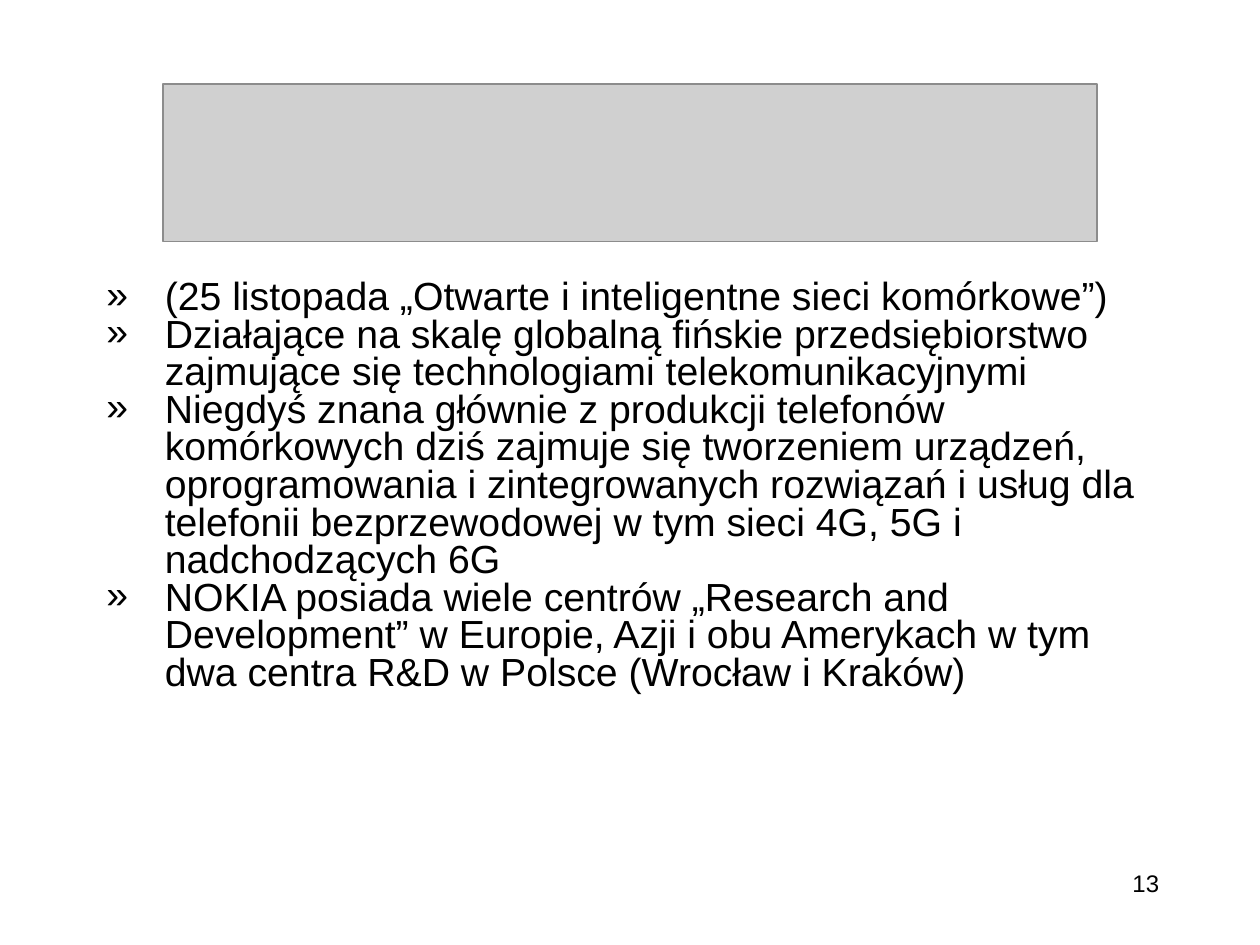
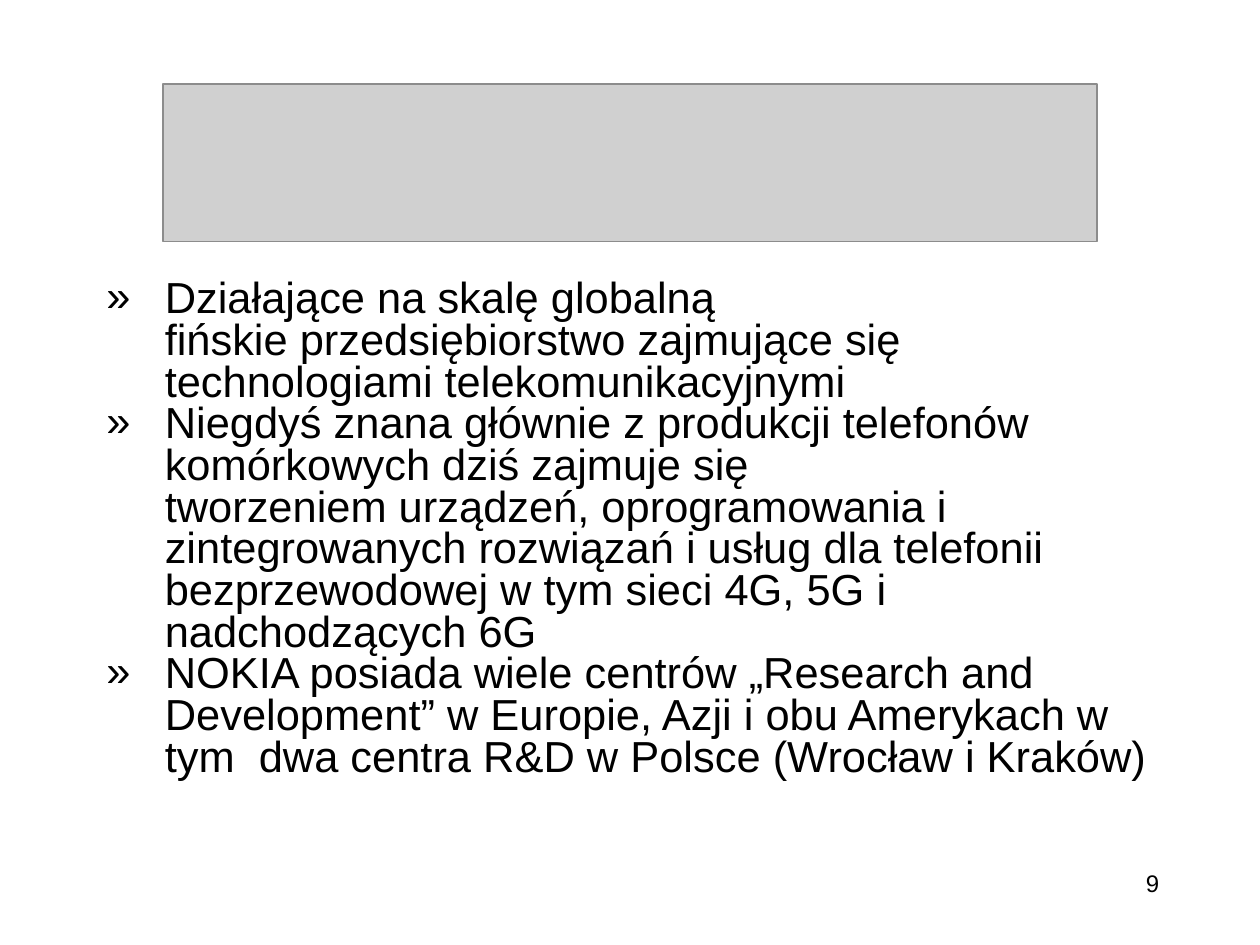
Before and after one commit to miklesz/Courses, a slide deck: slide 9 of Kierunki Rozwoju Telekomunikacji/Wprowadzenie do przedmiotu „Kierunki Rozwoju Telekomunikacji”.pptx (slide 13 before the commit). Drawn at 1260x945 pixels with LibreOffice and Linux fonts; fonts in the diff are those of the drawing; grey boxes stand for pictures; background and template pictures are left out. Boxes give left, top, right and bottom in pixels: in the first picture for what was removed or moved away, otherwise in the second. Text is boxed around its words. In the diff, an @@ line names an element or a change of style, - is before the commit and + after.

```diff
--- a/Kierunki Rozwoju Telekomunikacji/Wprowadzenie do przedmiotu „Kierunki Rozwoju Telekomunikacji”.pptx
+++ b/Kierunki Rozwoju Telekomunikacji/Wprowadzenie do przedmiotu „Kierunki Rozwoju Telekomunikacji”.pptx
@@ text "Działające na skalę globalną fińskie ..." at bbox=[165, 281, 1146, 780]: size 22.4 to 24.8 pt @@
@@ text at bbox=[165, 281, 1108, 318]: paragraph removed @@
-» (25 listopada „Otwarte i inteligentne sieci komórkowe”)
@@ page number at bbox=[1146, 875, 1159, 893]: text changed @@
-13
+9
```
Also in this commit, not shown: 16 other slides changed, 1 slide added.
